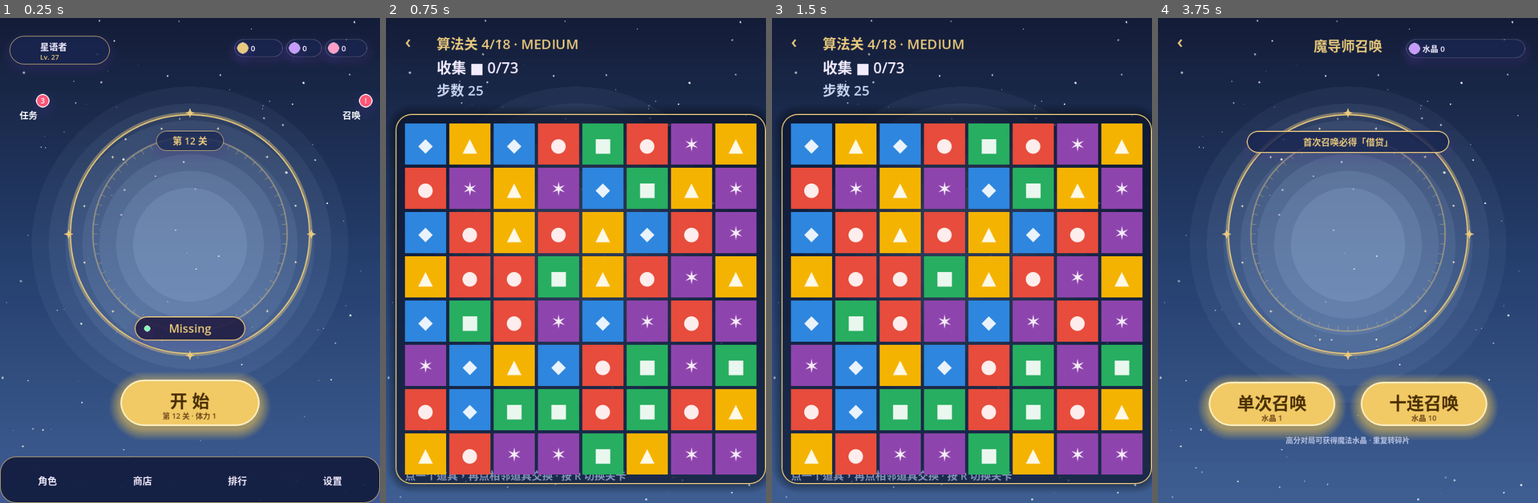
Above: before the commit, frames 1-4 (left to right).
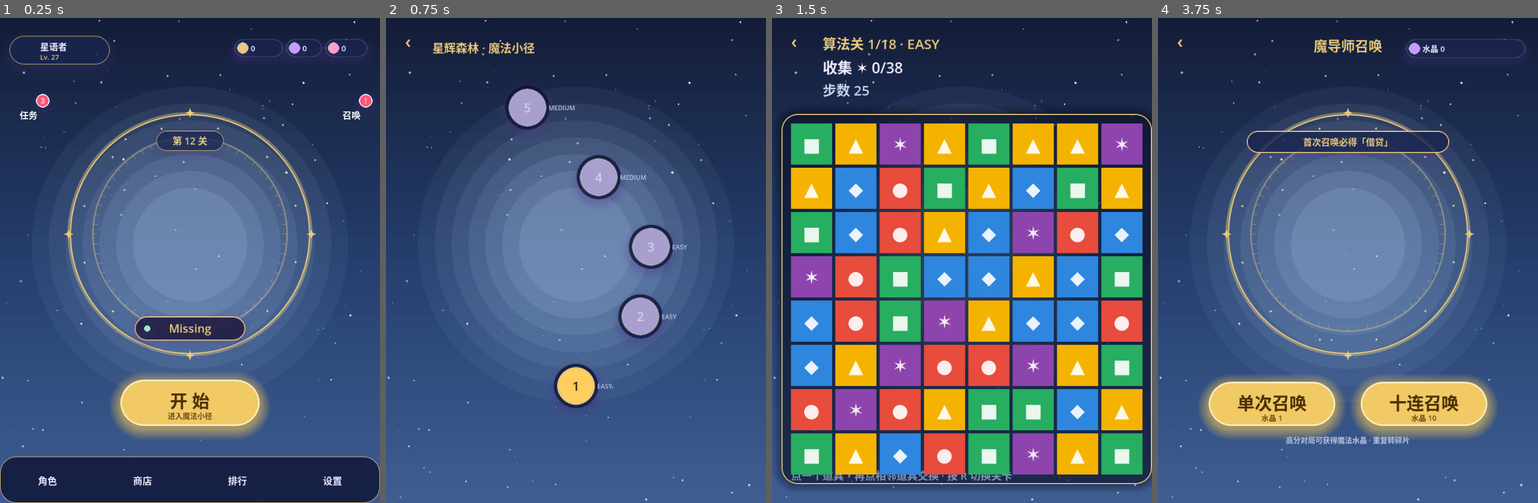
Above: after the commit, the same moments.

Repository: kumaloha/Polaris
Game: Godot game, scene res://main.tscn
Two runs of this game, one before a commit and one after it. Both use one fixed random seed, a clock stepped at 60 frames per second and the inputs below.
Inputs (mouse positions are in pixels of both pictures, inside the frame that each line leads up to):
- Up to frame 1 (0.25 s): no input
- Up to frame 2 (0.75 s): click "开 始" at 0.5 s
- Up to frame 3 (1.5 s): click (962, 386) at 1.25 s, where only the run after the commit has a clickable "1"
- Up to frame 4 (3.75 s): click "‹" at 2 s; click "任务" at 2.75 s; click "召唤" at 3.5 s

The runs differ from the first frame. In frame 1, 0.1% of the frame differs, in the area x 42-57%, y 81-83%; in frame 2, 78%, in the area x 0-100%, y 3-98%; in frame 3, 47%; in frame 4, nothing differs.

Commit message:
feat(ui): 关卡地图(蜿蜒小径 + 进度星级) + 每关进度持久化
meta_state: 加 level_stars{关索引:最佳星级} + record_clear() + 存/读档;过关时 _on_game_over 记录。

app: _show_map 蜿蜒路径(sin 偏移)滚动列出关卡库各关——已过(蓝+星级)/当前(金+粗边,首个未过)/未解锁(灰锁),深色底衬保证在中心辉光上清晰,开屏滚到当前关。_show_game(level_idx) 支持地图指定关(否则心流推荐)。首页'开始'→地图;结算'下一关'→地图、'再玩'→重开本关。

验证: 18关库、当前关计算、点节点正确加载对应关(_cur_level/demo_idx)、状态/星级渲染。GDScript 120 全绿。至此核心循环最后一块可视化(进度可见)补齐。

Co-Authored-By: Claude Opus 4.8 <noreply@anthropic.com>

🤖 Generated with [Claude Code](https://claude.com/claude-code)

Diff:
--- a/godot/meta/meta_state.gd
+++ b/godot/meta/meta_state.gd
@@ -14,6 +14,7 @@
 var enchant_page: Array = []    # 9 格(String，空槽 "")
 var equipped_skill: String = "" # 当前装备的角色 id
 var history: Array = []          # 每局表现 [{won, stars}]，供个性化调度估技能
+var level_stars: Dictionary = {} # 关卡进度：关索引(str) -> 最佳星级，供关卡地图显示进度
 
 func _init() -> void:
 	enchant_page.resize(Enchants.SLOTS)
@@ -31,6 +32,12 @@
 		"stars": int(r.get("stars", 0)),
 		"kind": ("scroll" if r.get("is_scrolling", false) else "normal"),   # 类型化历史→分类型估技能
 	})
+
+# 记录某关最佳星级(关卡地图进度)。idx=关卡库索引。
+func record_clear(idx: int, stars: int) -> void:
+	var k := str(idx)
+	if stars > int(level_stars.get(k, 0)):
+		level_stars[k] = stars
 
 # 抽卡（消耗水晶）。返回 pull 结果，或 {"error":...}。
 func do_gacha(rng: RandomNumberGenerator, cost: int = 1) -> Dictionary:
@@ -61,7 +68,7 @@
 	var d := {
 		"fragments": fragments, "crystals": crystals, "coins": coins,
 		"owned": owned, "enchant_page": enchant_page, "equipped_skill": equipped_skill,
-		"history": history,
+		"history": history, "level_stars": level_stars,
 	}
 	var f := FileAccess.open(SAVE_PATH, FileAccess.WRITE)
 	if f != null:
@@ -87,6 +94,8 @@
 	enchant_page = page if typeof(page) == TYPE_ARRAY and page.size() == Enchants.SLOTS else _blank_page()
 	var h = d.get("history", [])
 	history = h if typeof(h) == TYPE_ARRAY else []   # 恢复历史→个性化调度跨会话累积(不重置)
+	var ls = d.get("level_stars", {})
+	level_stars = ls if typeof(ls) == TYPE_DICTIONARY else {}
 
 func _blank_page() -> Array:
 	var p := []
--- a/godot/ui/app.gd
+++ b/godot/ui/app.gd
@@ -5,6 +5,7 @@
 const CelestialBg := preload("res://ui/celestial_bg.gd")
 const MetaState := preload("res://meta/meta_state.gd")
 const Enchants := preload("res://meta/enchants.gd")
+const LevelLibrary := preload("res://core/level_library.gd")
 
 # 占星风配色
 const C_GOLD := Color("e9c97c")
@@ -33,6 +34,7 @@
 var _played: Dictionary = {}     # 本会话已玩过的库索引(调度优先没玩过的)
 var _cur_level := -1             # 当前对局的库索引(结束后入账)
 var _rng: RandomNumberGenerator  # 抽卡随机源
+var _lib: Array = []             # 关卡库(res://levels.json)，供地图显示关数/难度
 
 
 # 抠白材质(无 alpha 的白底立绘 → 透明)；全 UI 共用一份。
@@ -52,6 +54,7 @@
 	meta.load_state()
 	_rng = RandomNumberGenerator.new()
 	_rng.randomize()
+	_lib = LevelLibrary.load_file("res://levels.json")
 	_sync_selected_to_equipped()
 	_show_home()
 
@@ -96,8 +99,8 @@
 	_add_hero_ribbon(hero, Vector2(360, 566))
 
 	# START：金色发光主按钮
-	var start := _gold_button("开 始", "第 12 关 · 体力 1", Rect2(228, 686, 264, 88))
-	start.pressed.connect(Callable(self, "_show_game"))
+	var start := _gold_button("开 始", "进入魔法小径", Rect2(228, 686, 264, 88))
+	start.pressed.connect(Callable(self, "_show_map"))
 	add_child(start)
 
 	# 底部导航
@@ -154,19 +157,19 @@
 	add_child(runes)
 
 
-func _show_game() -> void:
+func _show_game(level_idx: int = -1) -> void:
 	_clear()
 	var game := Node2D.new()
 	game.name = "Game"
 	game.set_script(GameScript)
 	add_child(game)   # _ready 同步：建 HUD/tiles、读关卡库、_new_game(默认关)
 	game.game_over.connect(Callable(self, "_on_game_over"))   # 对局结束→结算屏
-	# Meta 个性化：心流调度选关 + 喂 loadout(技能+铭文)，再按选定关重开
+	# 选关：地图指定(level_idx>=0) 优先；否则心流调度推荐。再喂 loadout(技能+铭文)重开。
 	_cur_level = -1
 	if meta != null:
 		var lib: Array = game.algo_levels
-		var idx := meta.recommend_next(lib, _played)
-		if idx >= 0:
+		var idx := level_idx if level_idx >= 0 else meta.recommend_next(lib, _played)
+		if idx >= 0 and idx < lib.size():
 			game.demo_idx = idx
 			_cur_level = idx
 		game.loadout = meta.loadout()
@@ -190,9 +193,11 @@
 func _on_game_over(result: Dictionary) -> void:
 	if meta != null:
 		meta.bank_result(result)
-		meta.save()
 		if _cur_level >= 0:
 			_played[_cur_level] = true
+			if bool(result.get("won", false)):
+				meta.record_clear(_cur_level, int(result.get("stars", 0)))   # 关卡地图进度
+		meta.save()
 	_show_result(result)
 
 
@@ -241,7 +246,10 @@
 	# 按钮
 	var primary_text := "下一关 ▸" if won else "再玩一次"
 	var primary := _gold_button(primary_text, "体力 1", Rect2(228, 626, 264, 84))
-	primary.pressed.connect(Callable(self, "_show_game"))   # 重新走调度(过关→新关；失败→大概率同档)
+	if won:
+		primary.pressed.connect(Callable(self, "_show_map"))                       # 过关→回地图挑下一关
+	else:
+		primary.pressed.connect(Callable(self, "_show_game").bind(_cur_level))     # 失败→重开本关
 	add_child(primary)
 	var homebtn := _round_button("‹", Rect2(18, 18, 48, 48))
 	homebtn.z_index = 50
@@ -675,6 +683,92 @@
 	_show_enchants()
 
 
+# 关卡地图(蜿蜒小径)：库内各关按序蜿蜒排布,已过(蓝+星)/当前(金,可玩)/未解锁(灰)。点已解锁→打那关。
+func _show_map() -> void:
+	_clear()
+	_add_gradient_background(false)
+	var n: int = _lib.size() if _lib.size() > 0 else 12
+	var gap_y := 132.0
+	var pad_top := 70.0
+	var content_h := pad_top + n * gap_y + 90.0
+	var scroll := ScrollContainer.new()
+	scroll.position = Vector2(0, 96)
+	scroll.size = Vector2(VIEW_W, VIEW_H - 96)
+	scroll.horizontal_scroll_mode = ScrollContainer.SCROLL_MODE_DISABLED
+	scroll.add_theme_stylebox_override("panel", StyleBoxEmpty.new())
+	add_child(scroll)
+	var content := Control.new()
+	content.custom_minimum_size = Vector2(VIEW_W, content_h)
+	scroll.add_child(content)
+	var cur := _current_level(n)
+	var cur_y := 0.0
+	for i in n:
+		var x := VIEW_W * 0.5 + sin(i * 0.95) * 150.0
+		var y := pad_top + (n - 1 - i) * gap_y   # 0 关在最下，越高越上
+		if i == cur:
+			cur_y = y
+		_map_node(content, i, x, y, _level_state(i, cur))
+	scroll.set_deferred("scroll_vertical", int(maxf(0.0, cur_y - 240.0)))   # 开屏滚到当前关
+	# 顶栏
+	var back := _round_button("‹", Rect2(18, 18, 48, 48))
+	back.z_index = 50
+	back.pressed.connect(Callable(self, "_show_home"))
+	add_child(back)
+	add_child(_label("星辉森林 · 魔法小径", Rect2(88, 36, 420, 40), 22, C_GOLD, HORIZONTAL_ALIGNMENT_LEFT))
+
+
+func _current_level(n: int) -> int:
+	if meta == null:
+		return 0
+	for i in n:
+		if not meta.level_stars.has(str(i)):
+			return i
+	return n - 1   # 全过了 → 停在最后一关
+
+
+func _level_state(i: int, cur: int) -> String:
+	if meta != null and meta.level_stars.has(str(i)):
+		return "cleared"
+	if i <= cur:
+		return "current"
+	return "locked"
+
+
+func _map_node(parent: Control, idx: int, x: float, y: float, state: String) -> void:
+	var sz := 72.0
+	var locked: bool = state == "locked"
+	var cleared: bool = state == "cleared"
+	var is_cur: bool = state == "current"
+	# 深色底衬：让节点色块在中心辉光上也清晰
+	var halo := Panel.new()
+	halo.position = Vector2(x - sz * 0.5 - 6, y - sz * 0.5 - 6)
+	halo.size = Vector2(sz + 12, sz + 12)
+	halo.add_theme_stylebox_override("panel", _style(Color(0.04, 0.07, 0.16, 0.82), 999, C_GOLD if is_cur else Color(1, 1, 1, 0.0), 0))
+	halo.mouse_filter = Control.MOUSE_FILTER_IGNORE
+	parent.add_child(halo)
+	var btn := Button.new()
+	btn.position = Vector2(x - sz * 0.5, y - sz * 0.5)
+	btn.size = Vector2(sz, sz)
+	var fill: Color = Color("a89fce") if locked else (Color("5fb0ff") if cleared else Color("ffce5e"))
+	var border: Color = C_GOLD if is_cur else Color(1, 1, 1, 0.55)
+	var bw: int = 4 if is_cur else 2
+	btn.add_theme_stylebox_override("normal", _style(fill, 999, border, bw))
+	if not locked:
+		btn.add_theme_stylebox_override("hover", _style(fill.lightened(0.10), 999, C_GOLD, bw))
+		btn.add_theme_stylebox_override("pressed", _style(fill.darkened(0.10), 999, C_GOLD, bw))
+		btn.pressed.connect(Callable(self, "_show_game").bind(idx))
+	parent.add_child(btn)
+	btn.add_child(_inner_label(str(idx + 1), Rect2(0, 0, sz, sz), 24, Color(1, 1, 1, 0.5) if locked else Color("3a2600")))
+	# 难度标(节点右侧)
+	if idx < _lib.size():
+		var diff := "挖矿" if bool(_lib[idx].get("is_scrolling", false)) else String(_lib[idx].get("difficulty", ""))
+		parent.add_child(_label(diff, Rect2(x + sz * 0.5 + 4, y - 11, 84, 22), 12, C_INK_DIM, HORIZONTAL_ALIGNMENT_LEFT))
+	# 星级(已过，节点下方)
+	if cleared:
+		var s := int(meta.level_stars.get(str(idx), 0))
+		parent.add_child(_label("★".repeat(s), Rect2(x - 42, y + sz * 0.5 - 2, 84, 18), 14, C_GOLD))
+
+
 func _skill_name(character: Dictionary) -> String:
 	if character.has("skill_name"):
 		return String(character["skill_name"])
